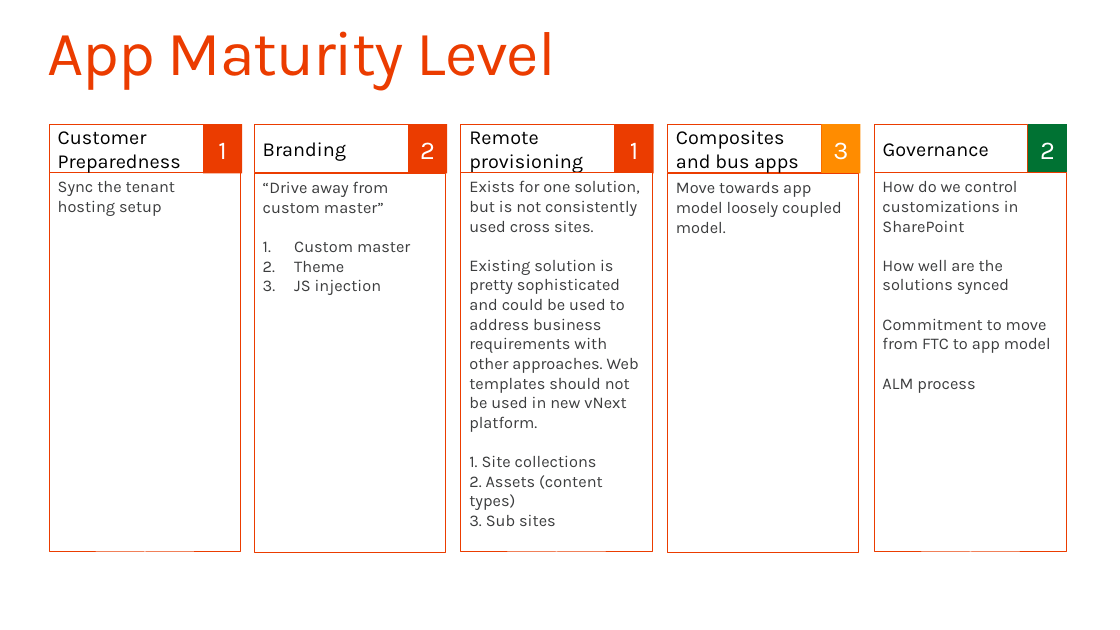
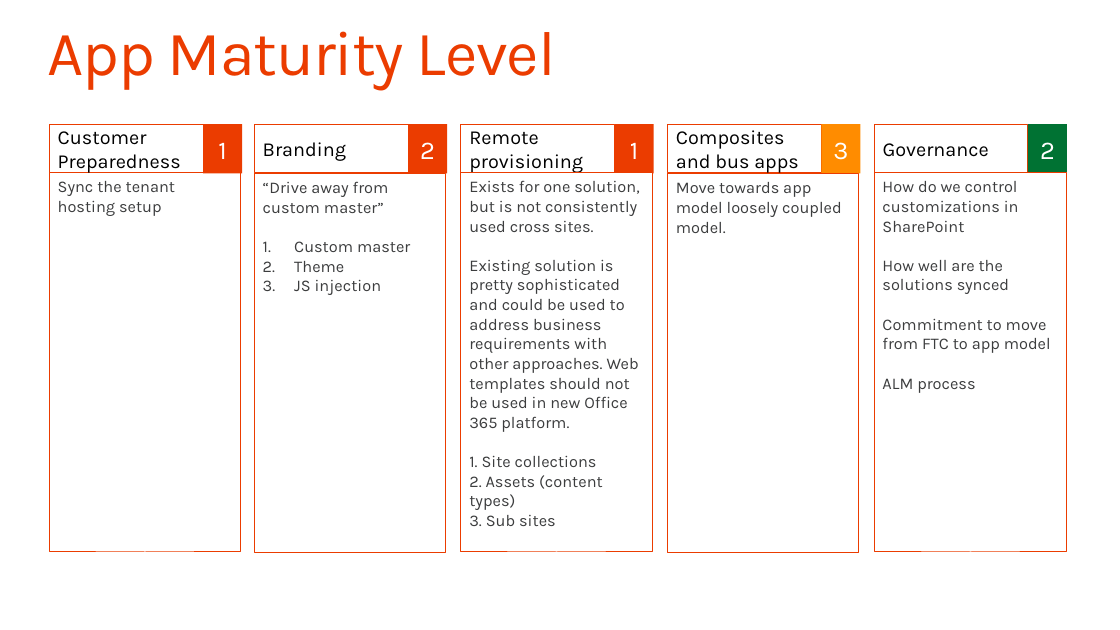
Before and after one commit to SharePoint/PnP-Guidance, a slide deck: slide 42 of PnP Transformation Process/Templates/Solution Assessment Report Presentation Template.pptx. Drawn at 1120x630 pixels with LibreOffice and Linux fonts; fonts in the diff are those of the drawing; background and template pictures are left out. Boxes give left, top, right and bottom in pixels: in the first picture for what was removed or moved away, otherwise in the second. Text is boxed around its words. In the diff, an @@ line names an element or a change of style, - is before the commit and + after.

Commit message:
Changes to Templates

```diff
--- a/PnP Transformation Process/Templates/Solution Assessment Report Presentation Template.pptx
+++ b/PnP Transformation Process/Templates/Solution Assessment Report Presentation Template.pptx
@@ text in rectangle at (469,260,639,432): text changed @@
-Existing solution is pretty sophisticated and could be used to address business requirements with other approaches. Web templates should not be used in new vNext platform.
+Existing solution is pretty sophisticated and could be used to address business requirements with other approaches. Web templates should not be used in new Office 365 platform.
```
Also in this commit, not shown: 7 other slides changed, 5 other files.
